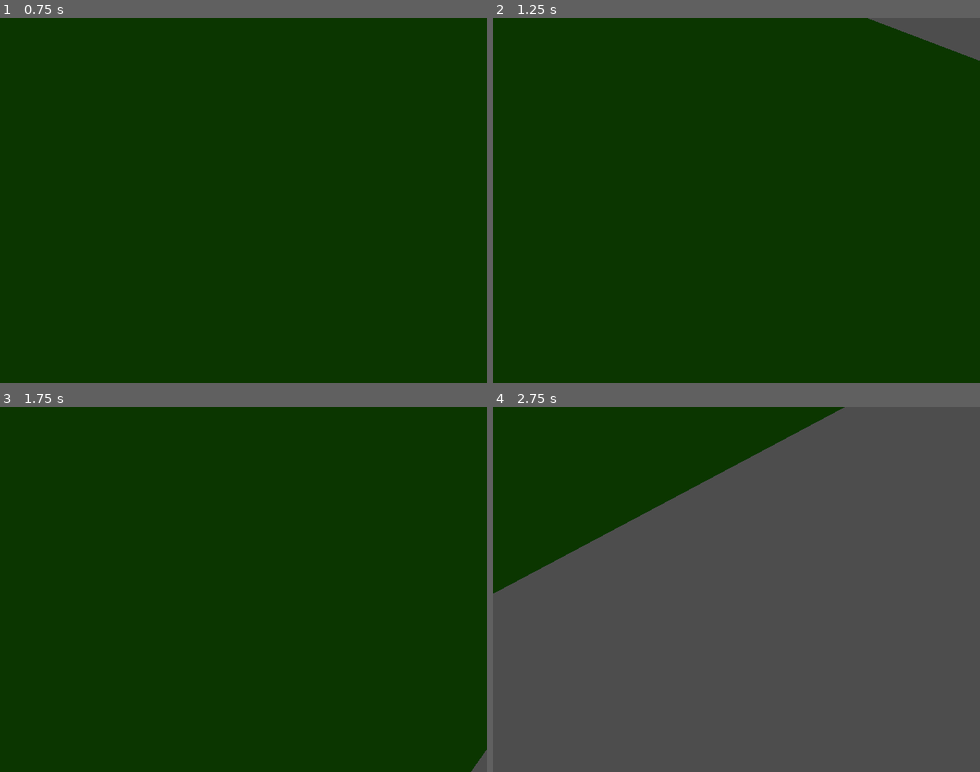
Above: before the commit, frames 1-4 (two rows, left to right).
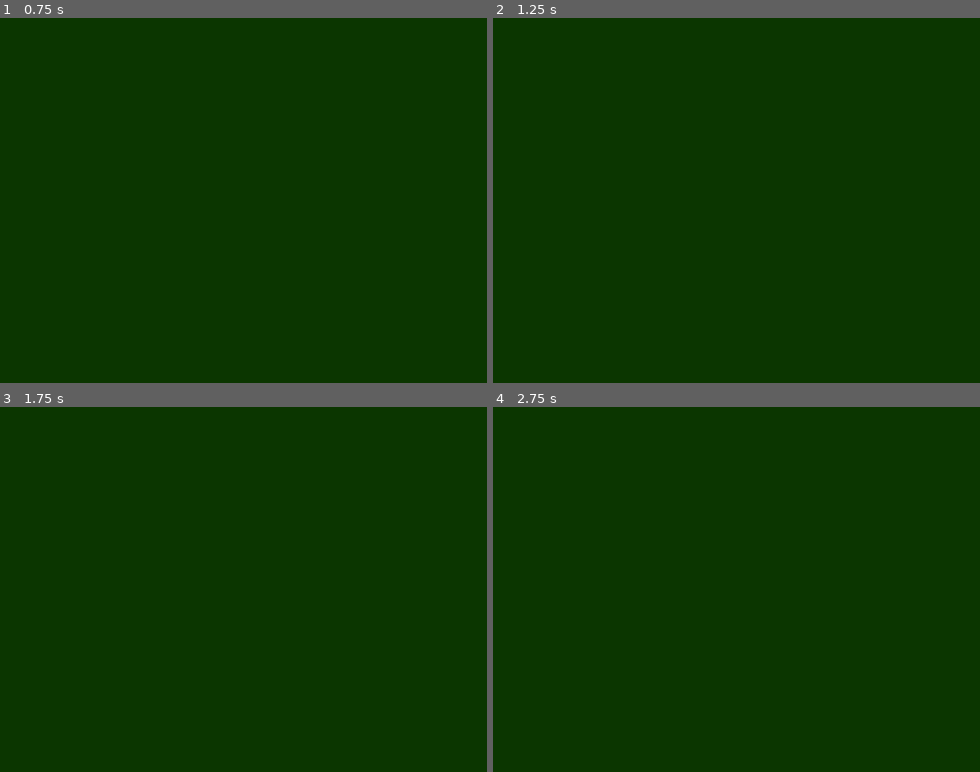
Above: after the commit, the same moments.

Repository: LucasBoe/Fiction
Game: Godot game, scene res://scenes/main.tscn
The game is run twice, just before and just after one commit, with the same random seed, the same clock (stepped at 60 frames per second) and the same inputs.
Inputs (mouse positions are in pixels of both pictures, inside the frame that each line leads up to):
- Up to frame 1 (0.75 s): tap Enter at 0.5 s; move the mouse to (350, 182) at 0.52 s; hold D (move_right) from 0.53 s (still down); tap Mouse wheel up (zoom_in, bound only after the commit) at 0.6 s; click (350, 182) at 0.67 s
- Up to frame 2 (1.25 s): keep holding D (move_right); tap Mouse wheel down (zoom_out, bound only after the commit) at 0.8 s
- Up to frame 3 (1.75 s): move the mouse to (146, 607) at 1.27 s; release D (move_right) at 1.28 s; hold S (move_back) from 1.28 s (still down); tap Mouse wheel down (zoom_out, bound only after the commit) at 1.35 s; click (146, 607) at 1.42 s; tap Mouse wheel up (zoom_in, bound only after the commit) at 1.55 s
- Up to frame 4 (2.75 s): move the mouse to (785, 509) at 2.02 s; release S (move_back) at 2.03 s; hold D (move_right) from 2.03 s (still down); tap Mouse wheel up (zoom_in, bound only after the commit) at 2.1 s; click (785, 509) at 2.17 s; tap Mouse wheel down (zoom_out, bound only after the commit) at 2.3 s

Frame 1 is identical in both runs. In frame 2, 1.4% of the frame differs, in the area x 77-100%, y 0-12%; in frame 3, 0.1%; in frame 4, 81%, in the area x 0-100%, y 0-100%.

Commit message:
ADDED: perspective camera zoom support

Diff:
--- a/meshes/meshLibScene.tscn
+++ b/meshes/meshLibScene.tscn
@@ -1,8 +1,7 @@
 [gd_scene load_steps=5 format=3 uid="uid://ca01pjytgegqi"]
 
+[ext_resource type="ArrayMesh" uid="uid://c68ylcato0wdg" path="res://meshes/plane1x1.obj" id="1_dj2vx"]
 [ext_resource type="ArrayMesh" uid="uid://pxmabawdntko" path="res://meshes/cube1x1.obj" id="1_e2awl"]
-
-[sub_resource type="PlaneMesh" id="PlaneMesh_gfl3y"]
 
 [sub_resource type="StandardMaterial3D" id="StandardMaterial3D_gfl3y"]
 albedo_color = Color(0.0901961, 0.305882, 0, 1)
@@ -15,7 +14,7 @@
 [node name="meshLibScene" type="Node3D"]
 
 [node name="Floor" type="MeshInstance3D" parent="."]
-mesh = SubResource("PlaneMesh_gfl3y")
+mesh = ExtResource("1_dj2vx")
 skeleton = NodePath("")
 surface_material_override/0 = SubResource("StandardMaterial3D_gfl3y")
 
--- a/project.godot
+++ b/project.godot
@@ -44,6 +44,16 @@
 "events": [Object(InputEventKey,"resource_local_to_scene":false,"resource_name":"","device":-1,"window_id":0,"alt_press …(191 unchanged characters)…
 ]
 }
+zoom_in={
+"deadzone": 0.2,
+"events": [Object(InputEventMouseButton,"resource_local_to_scene":false,"resource_name":"","device":-1,"window_id":0,"alt_pressed":false,"shift_pressed":false,"ctrl_pressed":false,"meta_pressed":false,"button_mask":0,"position":Vector2(0, 0),"global_position":Vector2(0, 0),"factor":1.0,"button_index":4,"canceled":false,"pressed":false,"double_click":false,"script":null)
+]
+}
+zoom_out={
+"deadzone": 0.2,
+"events": [Object(InputEventMouseButton,"resource_local_to_scene":false,"resource_name":"","device":-1,"window_id":0,"alt_pressed":false,"shift_pressed":false,"ctrl_pressed":false,"meta_pressed":false,"button_mask":0,"position":Vector2(0, 0),"global_position":Vector2(0, 0),"factor":1.0,"button_index":5,"canceled":false,"pressed":false,"double_click":false,"script":null)
+]
+}
 
 [rendering]
 
--- a/scripts/camera.gd
+++ b/scripts/camera.gd
@@ -1,8 +1,44 @@
 extends Node3D
 
-@export var move_speed: float = 10.0
+@export var move_speed: float = 4.0
+@onready var perspective_camera = $Perspective;
 
-func _physics_process(delta: float) -> void:
+var zoomTarget : float = 1
+
+func _process(delta):
+	handle_zoom(delta)
+	handle_move(delta)
+
+func handle_zoom(delta):
+	if Input.is_action_just_pressed("zoom_in"):
+		zoomTarget *= 1.1
+		zoom_in_out();
+
+	if Input.is_action_just_pressed("zoom_out"):
+		zoomTarget *= 0.9
+		zoom_in_out();
+
+func _input(event):
+
+	var delta = get_process_delta_time()
+
+	if event is InputEventMouseButton and event.is_pressed() and not event.is_echo():
+		if event.button_index == MOUSE_BUTTON_WHEEL_UP:
+			zoomTarget *= 1.1
+			zoom_in_out();
+		elif event.button_index == MOUSE_BUTTON_WHEEL_DOWN:
+			zoomTarget *= 0.9
+			zoom_in_out();
+
+	if event is InputEventPanGesture:
+		if event.delta.y < 0:
+			zoomTarget *= 1.005
+			zoom_in_out();
+		else:
+			zoomTarget *= 0.99
+			zoom_in_out();
+
+func handle_move(delta):
 	var move_dir: Vector3 = Vector3.ZERO
 
 	# Get forward (look) and right directions from this node’s transform
@@ -29,3 +65,6 @@
 	if move_dir != Vector3.ZERO:
 		move_dir = move_dir.normalized()
 		global_position += move_dir * move_speed * delta
+
+func zoom_in_out():
+	perspective_camera.position = Vector3(4,6,4) * zoomTarget
